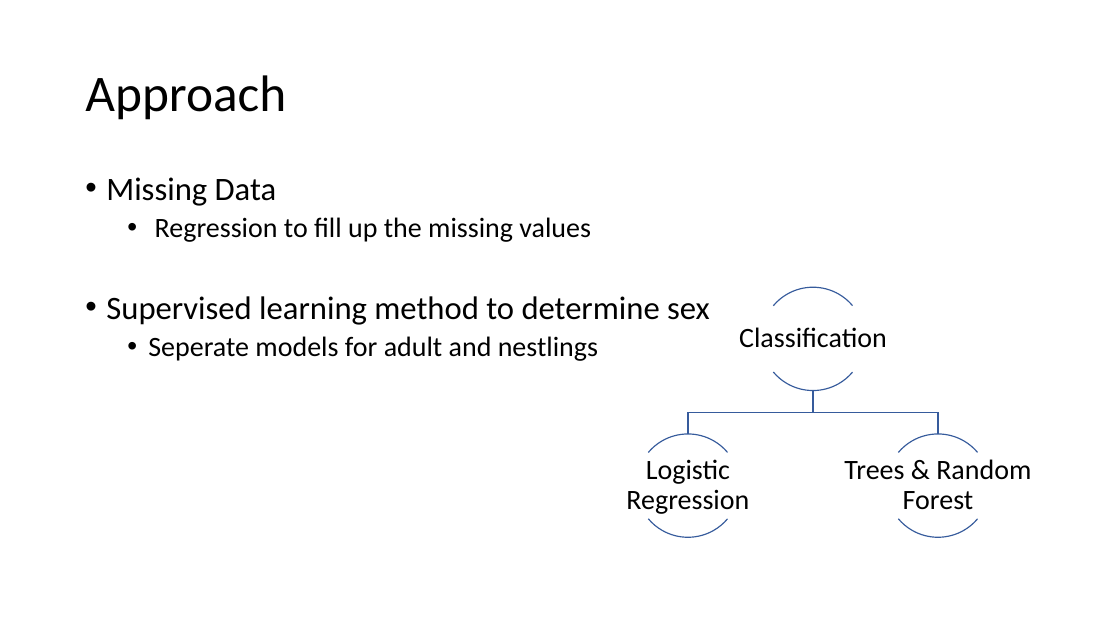
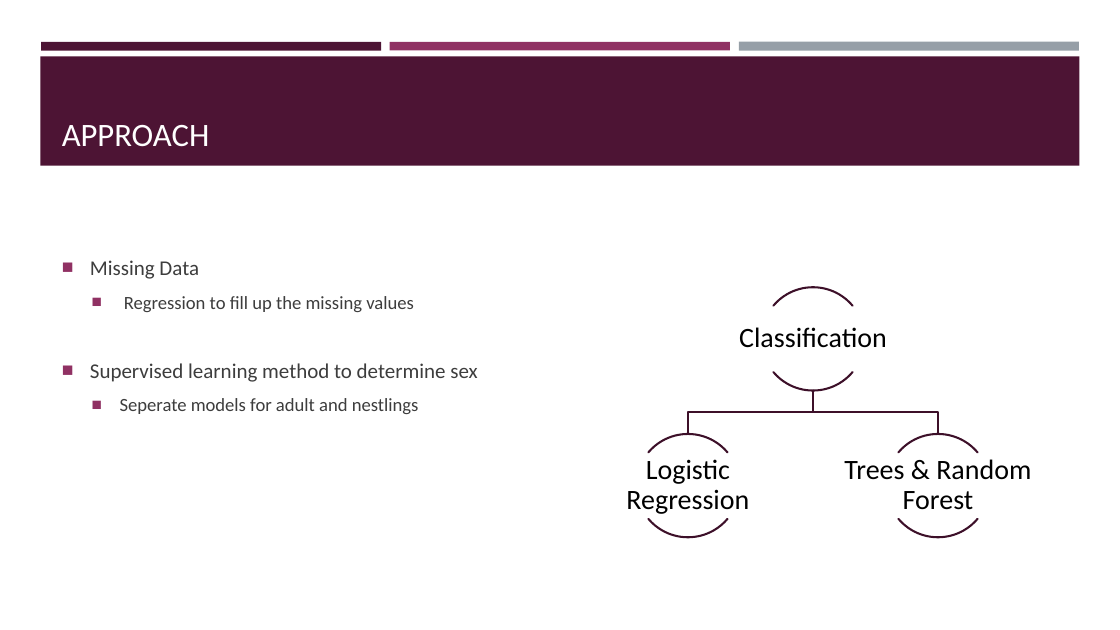
Before and after one commit to AlderCoder/Snow-finches, a slide deck: slide 19 of initial presentation.pptx (slide 18 before the commit). Drawn at 1120x630 pixels with LibreOffice and Linux fonts; fonts in the diff are those of the drawing. Boxes give left, top, right and bottom in pixels: in the first picture for what was removed or moved away, otherwise in the second. Text is boxed around its words. In the diff, an @@ line names an element or a change of style, - is before the commit and + after.

```diff
--- a/initial presentation.pptx
+++ b/initial presentation.pptx
@@ rectangle added at (40, 56, 1080, 166), fill #4D1434 @@
@@ rectangle added at (41, 42, 381, 50), fill #4D1434 @@
@@ rectangle added at (390, 42, 730, 50), fill #903163 @@
@@ rectangle added at (739, 42, 1079, 51), fill #969FA7 @@
@@ title "APPROACH" at (62, 125, 210, 147): vertical alignment middle to bottom @@
@@ title at (62, 125, 210, 147): text changed; size 44 to 28 pt; text colour #000000 to #FFFFFF @@
-Approach
+APPROACH
@@ text "Missing Data": place and size @@
-text "Missing Data" at (106, 177, 710, 361)
+text "Missing Data" at (90, 260, 477, 414)
@@ text "Missing Data" at (90, 260, 477, 414): size 28 to 18 pt in "Missing Data", "Supervised learning method to determine sex"; text colour #000000 to #3D3D3D; size 24 to 16 pt in "Regression to fill up the missing values", "Seperate models for adult and nestlings"; bullet • to ■; line spacing 0.9 to 1; more space between paragraphs; vertical alignment top to middle @@
@@ outline #365B9D 1 pt to #3E102A 1.75 pt in 8 elements at (813, 391, 939, 434), (688, 391, 813, 434), (761, 287, 865, 391), (761, 287, 865, 391), (636, 434, 739, 538), (636, 434, 739, 538), (886, 434, 990, 538), (886, 434, 990, 538) @@
```
Also in this commit, not shown: 19 other slides changed, 1 slide added.
